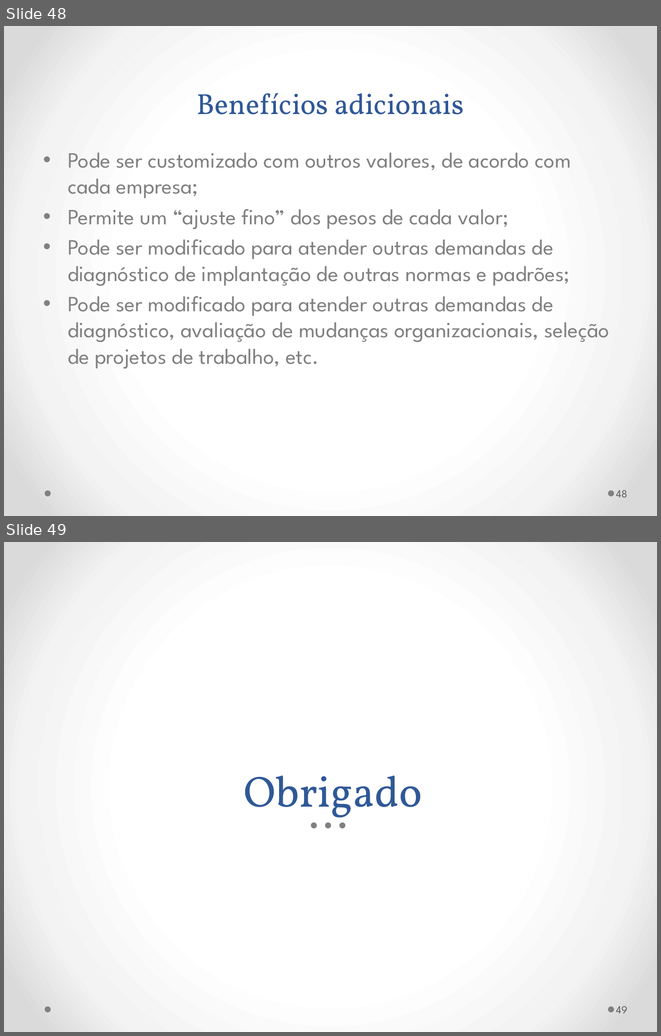
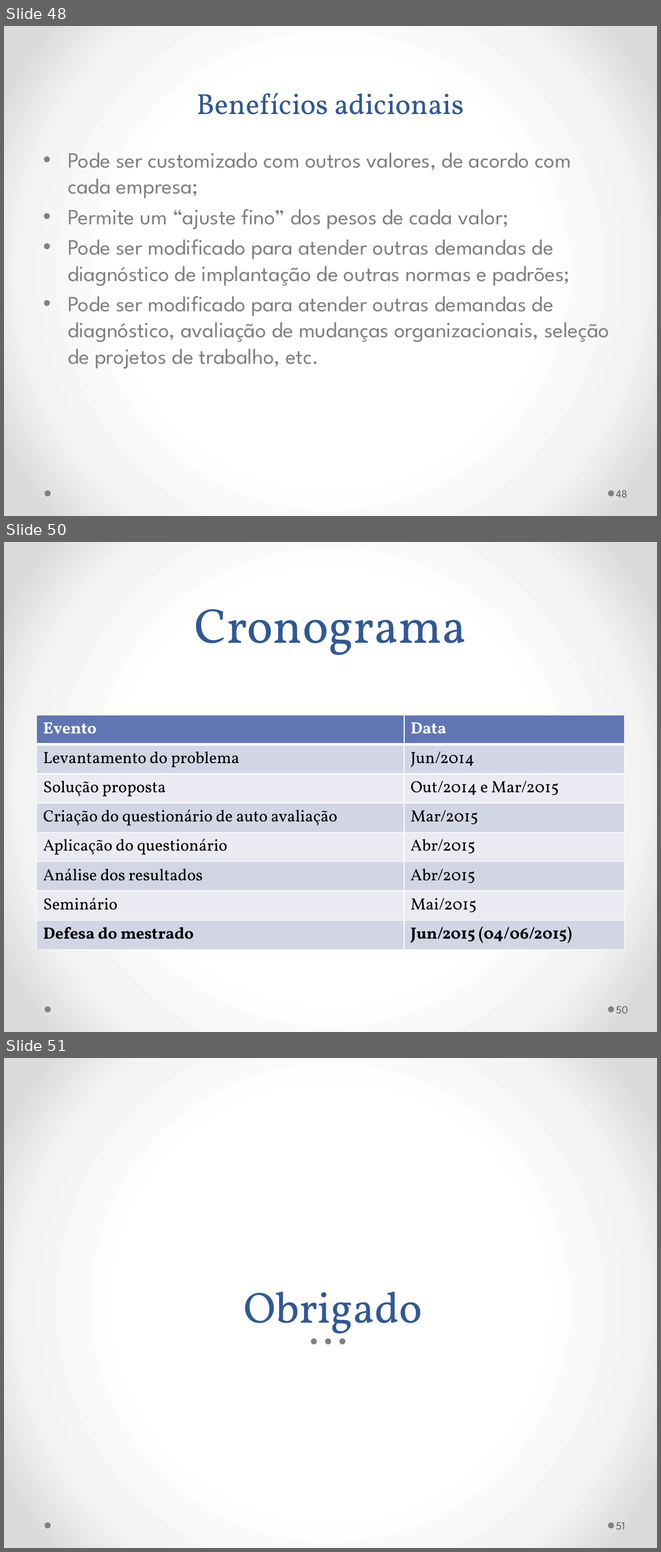
Before and after one commit to gmafonso/mestrado, a slide deck: Seminário/Seminário Dissertação Gladistone 2.pptx. Shown one above the other, each under a label of ours: slides 48 and 49 before the commit, slides 48, 50 and 51 after it; the slides between them are not shown. The pictures are 661x1036 and 661x1552 pixels, drawn with LibreOffice and Linux fonts; fonts in the diff are those of the drawing. Boxes give left, top, right and bottom in pixels: in the first picture for what was removed or moved away, otherwise in the second. Text is boxed around its words. In the diff, an @@ line names an element or a change of style, - is before the commit and + after.

```diff
--- a/Seminário/Seminário Dissertação Gladistone 2.pptx
+++ b/Seminário/Seminário Dissertação Gladistone 2.pptx
@@ slide 50 added at [4, 542, 657, 1032], background gradient #FFFFFF to #F4F4F4 to #DADADA; not listed: 2 template elements that a slide beside it also shows @@
@@ title added at [195, 609, 466, 655], 54 pt, text #2F5897 @@
+Cronograma
@@ table added at [37, 715, 624, 945], 8 rows, 2 columns @@
+Evento | Data
+Levantamento do problema | Jun/2014
+Solução proposta | Out/2014 e Mar/2015
+Criação do questionário de auto avaliação | Mar/2015
+Aplicação do questionário | Abr/2015
+Análise dos resultados | Abr/2015
+Seminário | Mai/2015
+Defesa do mestrado | Jun/2015 (04/06/2015)
@@ page number added at [616, 1006, 628, 1013], 12 pt, text #595959 @@
+50
@@ what was slide 49 is now slide 51 @@
@@ page number at [616, 1522, 625, 1529]: text changed @@
-49
+51
```
Also in this commit, not shown: 1 other slide added, 2 other files.
